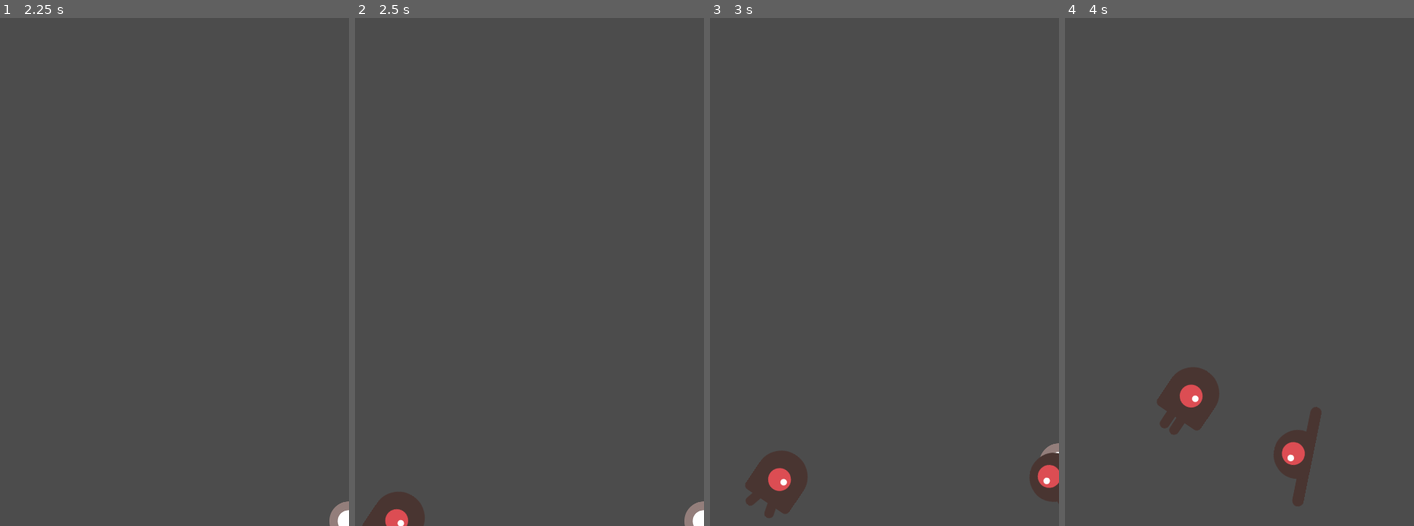
Above: before the commit, frames 1-4 (left to right).
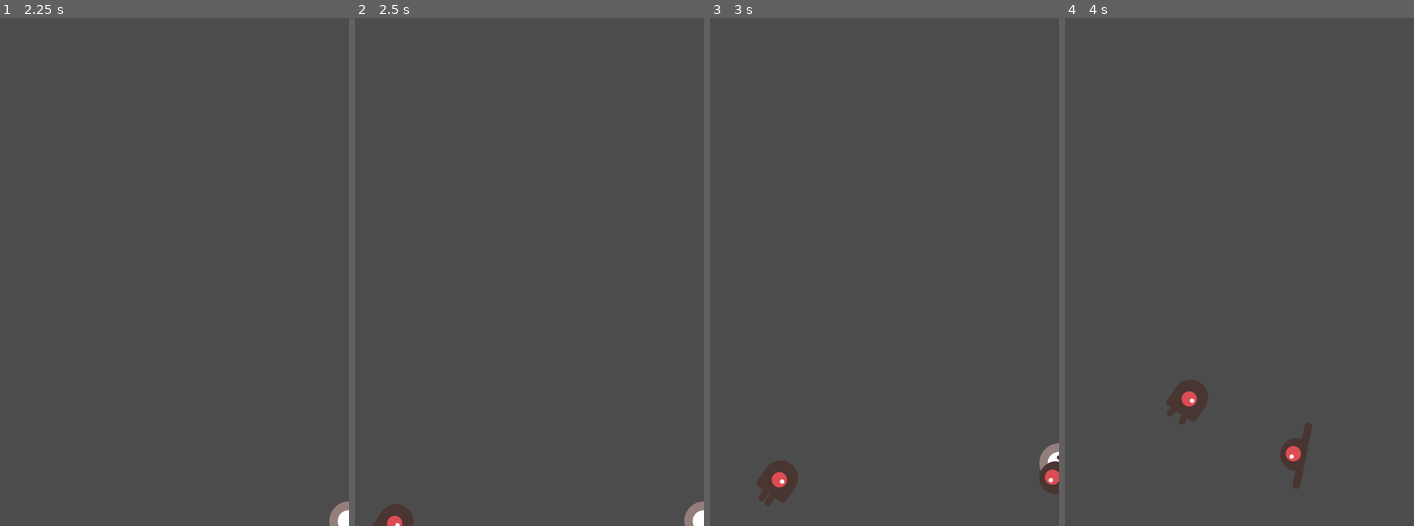
Above: after the commit, the same moments.

Repository: Gartenschlaeger/Godot.Tutorial
Game: Godot game, scene res://scenes/Main.tscn
Two runs of this game, one before a commit and one after it. Both use one fixed random seed, a clock stepped at 60 frames per second and the inputs below.
Inputs:
- Up to frame 1 (2.25 s): tap Enter at 0.5 s; hold Right (ui_right) 0.53-1.28 s; hold Down (ui_down) 1.28-2.03 s; hold Right (ui_right) from 2.03 s (still down)
- Up to frame 2 (2.5 s): keep holding Right (ui_right)
- Up to frame 3 (3 s): release Right (ui_right) at 2.78 s; hold Up (ui_up) from 2.78 s (still down)
- Up to frame 4 (4 s): release Up (ui_up) at 3.53 s; hold Left (ui_left) from 3.53 s (still down)

Frame 1 is identical in both runs. In frame 2, 0.6% of the frame differs, in the area x 2-20%, y 93-100%; in frame 3, 1.5%; in frame 4, 1.9%, in the area x 26-74%, y 68-97%.

Commit message:
Changed scaling of mob

Diff:
--- a/scenes/Mob.tscn
+++ b/scenes/Mob.tscn
@@ -10,11 +10,6 @@
 
 [sub_resource type="SpriteFrames" id=1]
 animations = [ {
-"frames": [ ExtResource( 3 ), ExtResource( 6 ) ],
-"loop": true,
-"name": "swim",
-"speed": 3.0
-}, {
 "frames": [ ExtResource( 2 ), ExtResource( 1 ) ],
 "loop": true,
 "name": "fly",
@@ -24,11 +19,16 @@
 "loop": true,
 "name": "walk",
 "speed": 3.0
+}, {
+"frames": [ ExtResource( 3 ), ExtResource( 6 ) ],
+"loop": true,
+"name": "swim",
+"speed": 3.0
 } ]
 
 [sub_resource type="CapsuleShape2D" id=2]
-radius = 35.7414
-height = 26.7137
+radius = 23.9726
+height = 14.9664
 
 [node name="RigidBody2D" type="RigidBody2D"]
 collision_mask = 0
@@ -39,9 +39,10 @@
 }
 
 [node name="AnimatedSprite" type="AnimatedSprite" parent="."]
-scale = Vector2( 0.75, 0.75 )
+scale = Vector2( 0.5, 0.5 )
 frames = SubResource( 1 )
 animation = "walk"
+frame = 1
 playing = true
 
 [node name="CollisionShape2D" type="CollisionShape2D" parent="."]
